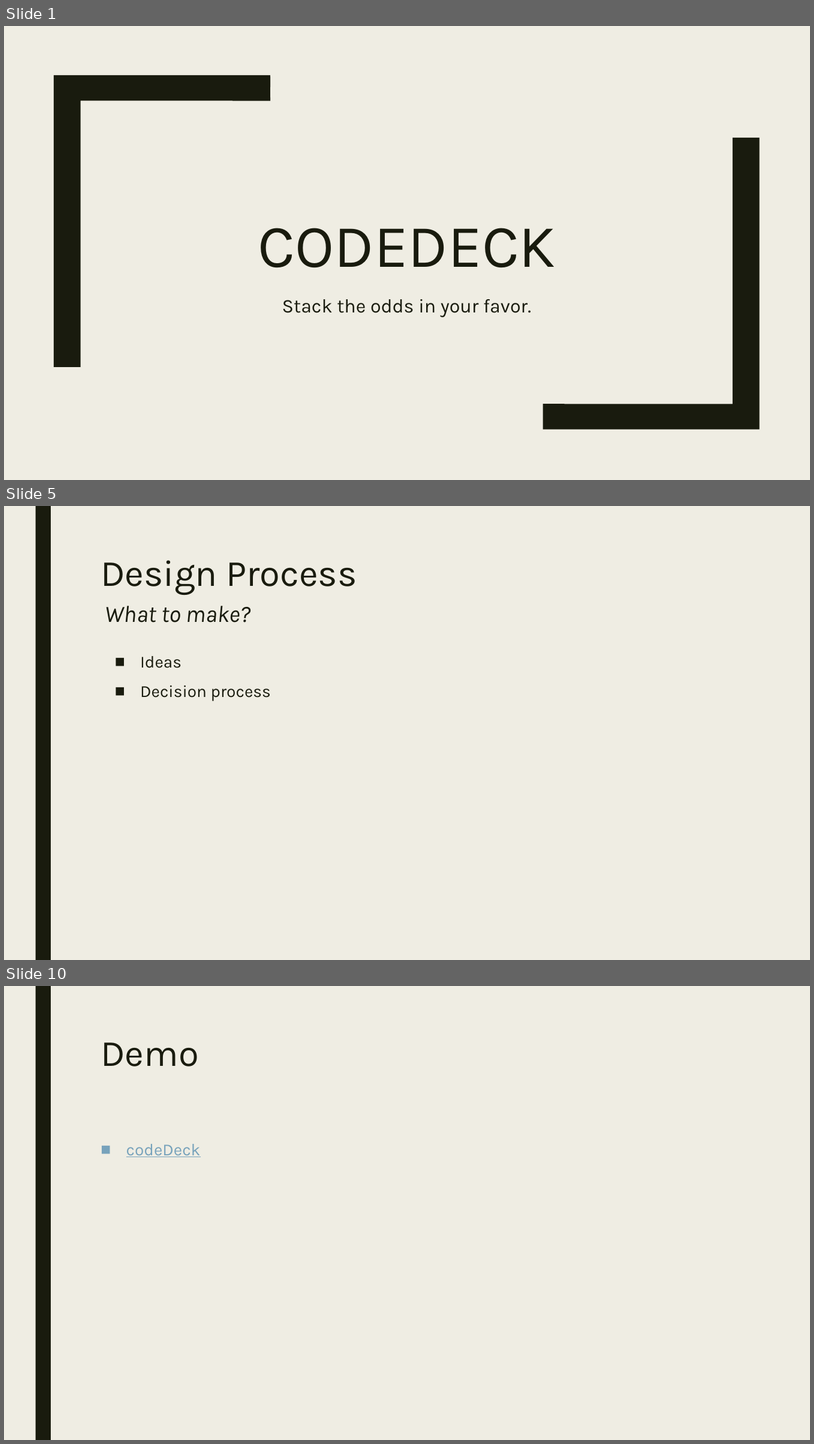
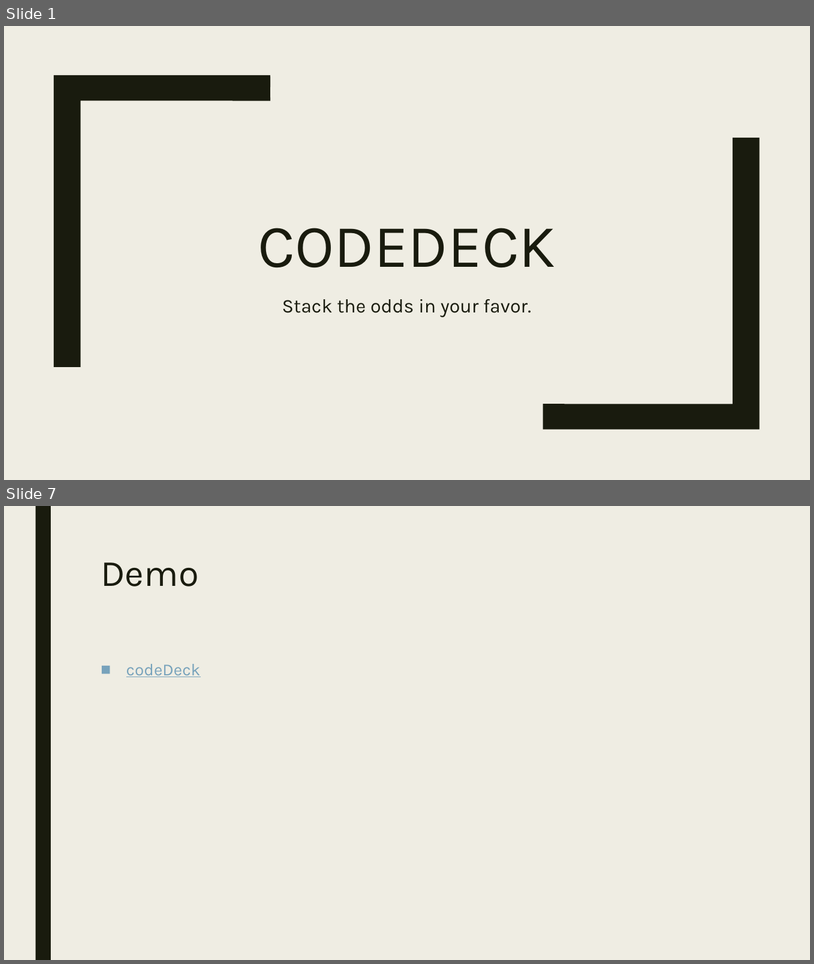
Before and after one commit to codeDeck-Learning-Tools/codeDeck, a slide deck: powerpoint/codeDeck2.pptx. Shown one above the other, each under a label of ours: slides 1, 5 and 10 before the commit, slides 1 and 7 after it; the slides between them are not shown. The pictures are 814x1444 and 814x964 pixels, drawn with LibreOffice and Linux fonts; fonts in the diff are those of the drawing. Boxes give left, top, right and bottom in pixels: in the first picture for what was removed or moved away, otherwise in the second. Text is boxed around its words. In the diff, an @@ line names an element or a change of style, - is before the commit and + after.

```diff
--- a/powerpoint/codeDeck2.pptx
+++ b/powerpoint/codeDeck2.pptx
@@ slide 5 removed at (x1=4, y1=506, x2=810, y2=960), background #EFEDE3; not listed: 1 template element that a slide beside it also shows @@
@@ title removed at (x1=101, y1=560, x2=357, y2=595) @@
-Design Process
@@ text removed at (x1=105, y1=606, x2=251, y2=622) @@
-What to make?
@@ text removed at (x1=140, y1=656, x2=271, y2=701) @@
-■ Ideas
-■ Decision process
@@ what was slide 10 is now slide 7 @@
```
Also in this commit, not shown: 8 slides changed, 1 slide added, 3 other slides removed.
